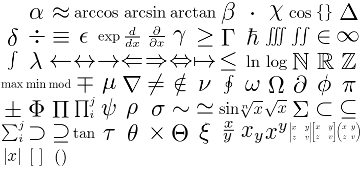
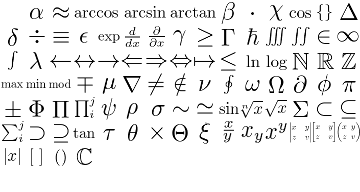
The second 360px x 192px image is a revision of the first. Changes to its layers:
added layer "mathbbc.png" above "parenthasis.png" over [76, 148, 92, 165]
